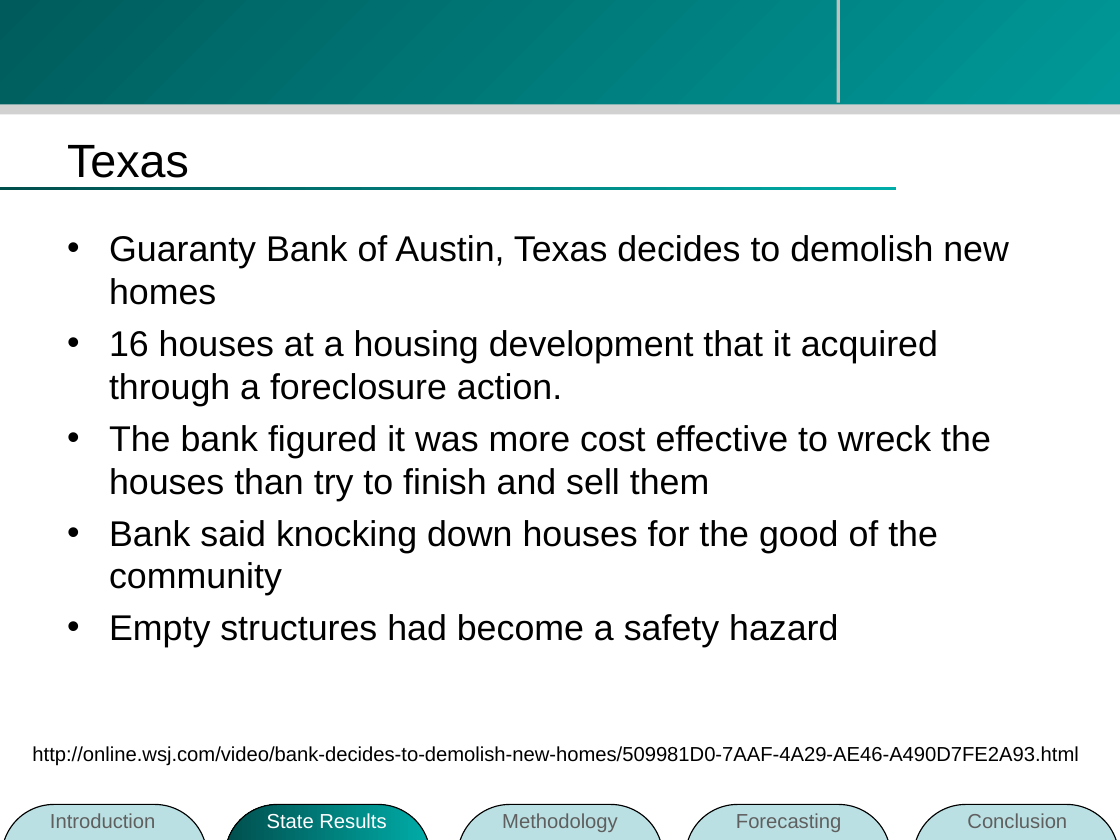
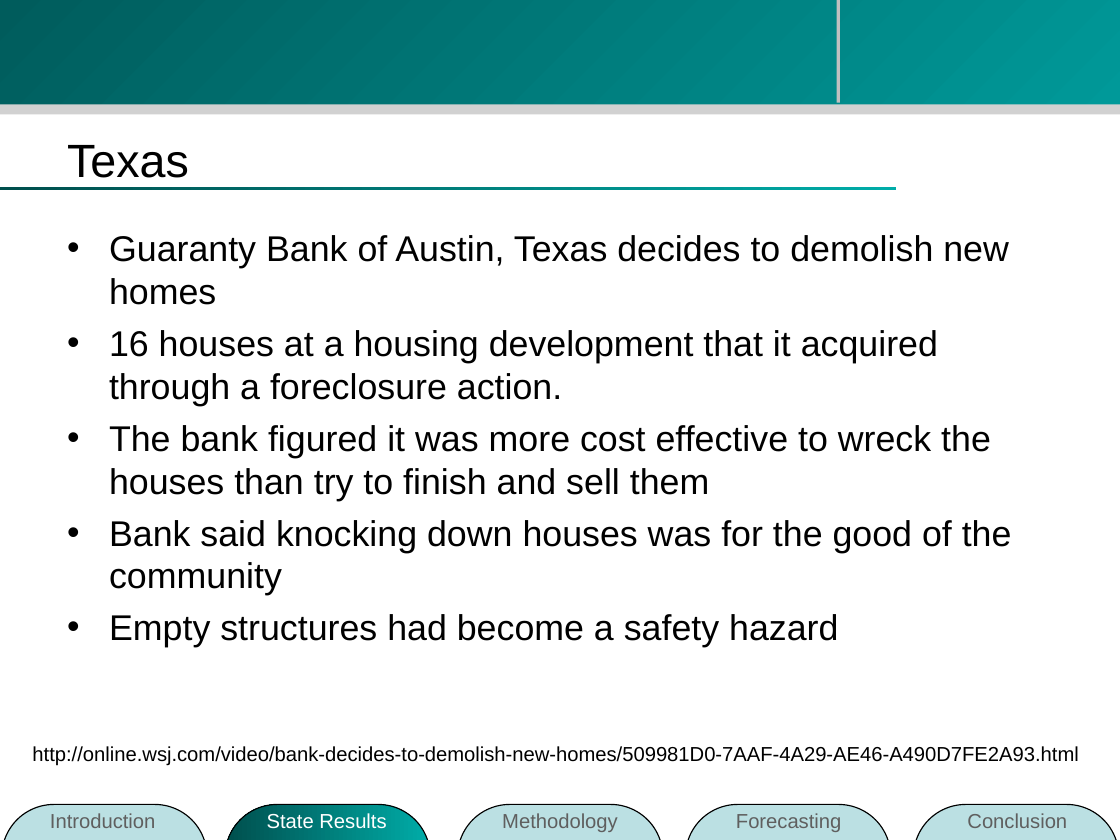
Before and after one commit to zhouzhenghui/svnrepository, a slide deck: slide 20 of SVNRepository/Presentation/M.Eng Final Presentation-take2.ppt. Drawn at 1120x840 pixels with LibreOffice and Linux fonts; fonts in the diff are those of the drawing; background and template pictures are left out. Boxes give left, top, right and bottom in pixels: in the first picture for what was removed or moved away, otherwise in the second. Text is boxed around its words. In the diff, an @@ line names an element or a change of style, - is before the commit and + after.

```diff
--- a/SVNRepository/Presentation/M.Eng Final Presentation-take2.ppt
+++ b/SVNRepository/Presentation/M.Eng Final Presentation-take2.ppt
@@ text at <box>109,520,1012,596</box>: text changed @@
-• Bank said knocking down houses for the good of the community
+• Bank said knocking down houses was for the good of the community
```
